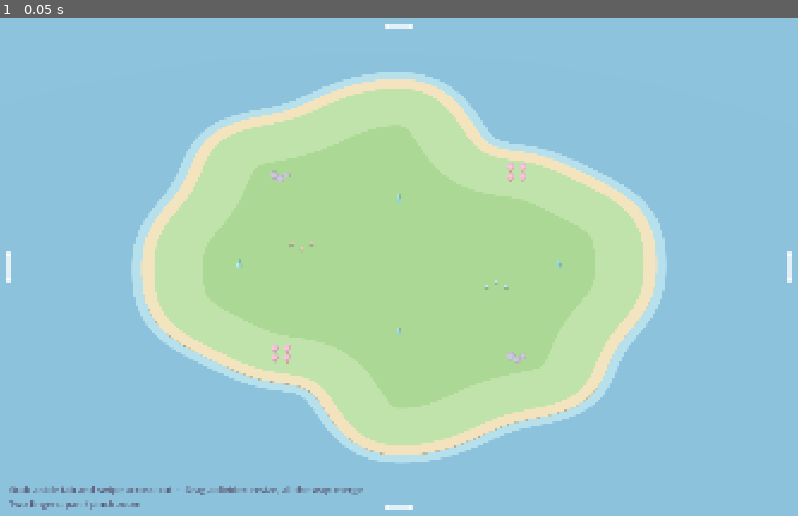
Above: before the commit, frame 1.
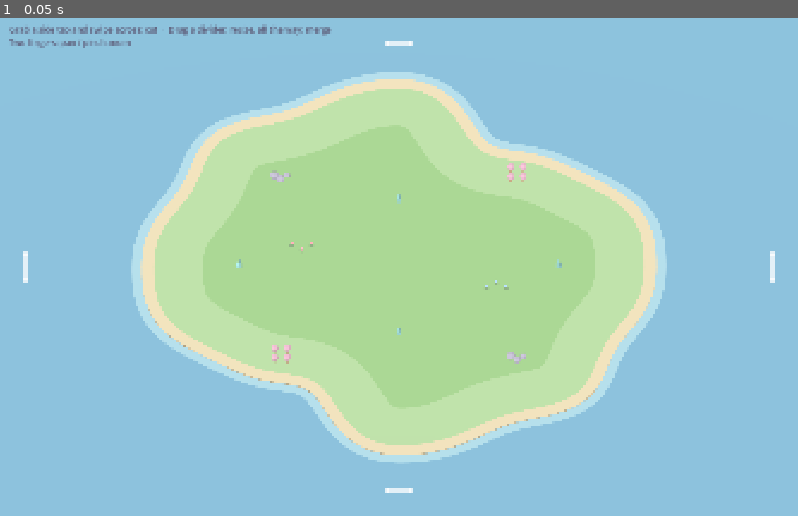
Above: after the commit, the same moment.

Repository: ChaoWeiS/warringhands
Game: Godot game, scene res://scenes/main.tscn
Same seed, same stepped clock (60 frames per second), same inputs: the game is played once before the commit and once after it.
Inputs:
- Up to frame 1 (0.05 s): no input

The runs differ from the first frame. In frame 1, 1.2% of the frame differs, in the area x 0-100%, y 1-99%.

Commit message:
Easier divider grabbing, fewer accidental cuts
- Wider dividers with grip knobs and a 40 px grab zone; dividers are
  checked before cut tabs.
- Cut tabs moved inside the pane, clear of the divider grab zone.
- A second finger in a pane turns an accidental cut into a camera gesture.
- Hint text moved to the top-left so it no longer covers a tab.

Co-Authored-By: Claude Opus 5.5 <noreply@anthropic.com>
Claude-Session: https://claude.ai/code/session_01R2EQohRet1QfgKEYwNZLap

Diff:
--- a/scenes/main.tscn
+++ b/scenes/main.tscn
@@ -26,15 +26,11 @@
 [node name="HUD" type="CanvasLayer" parent="."]
 
 [node name="Hint" type="Label" parent="HUD"]
-anchors_preset = 2
-anchor_top = 1.0
-anchor_bottom = 1.0
 offset_left = 24.0
-offset_top = -74.0
-offset_right = 1400.0
-offset_bottom = -16.0
-grow_vertical = 0
+offset_top = 16.0
+offset_right = 1100.0
+offset_bottom = 74.0
 theme_override_colors/font_color = Color(0.35, 0.33, 0.44, 1)
-theme_override_font_sizes/font_size = 22
+theme_override_font_sizes/font_size = 20
 text = "Grab a side tab and swipe across: cut  ·  Drag a divider: resize, all the way: merge
 Two fingers: pan / pinch zoom"
--- a/scripts/pane_layout.gd
+++ b/scripts/pane_layout.gd
@@ -21,15 +21,20 @@
 ## Smallest a pane can be (width or height). Smaller panes snap shut.
 @export var min_pane_size: float = 240.0
 @export var max_panes: int = 8
-@export var divider_width: float = 8.0
+@export var divider_width: float = 12.0
 ## How far either side of a divider still counts as grabbing it.
-@export var divider_grab: float = 24.0
-## Grip tab look and size.
+@export var divider_grab: float = 40.0
+## Grip knob drawn in the middle of each divider.
+@export var knob_length: float = 110.0
+@export var knob_thickness: float = 24.0
+## Cut tab look and size.
 @export var tab_length: float = 72.0
 @export var tab_thickness: float = 12.0
-@export var tab_inset: float = 18.0
+## Tabs sit this far in from the pane edge, clear of the divider grab zone.
+@export var tab_inset: float = 58.0
 ## Touch area of a tab: x = along the pane side, y = into the pane.
-@export var tab_touch_size: Vector2 = Vector2(110, 64)
+## Starts just past the divider grab zone.
+@export var tab_touch_size: Vector2 = Vector2(120, 72)
 ## How far across the pane (0-1) a swipe must travel to cut.
 @export var cut_commit: float = 0.45
 
@@ -38,6 +43,7 @@
 
 const DIVIDER_COLOR := Color("#5f5873")
 const DIVIDER_ACTIVE := Color("#fff3b0")
+const KNOB_DOTS := Color(1, 1, 1, 0.85)
 const TAB_COLOR := Color(1, 1, 1, 0.75)
 const CUT_PENDING := Color("#fff3b0")
 const CUT_READY := Color.WHITE
@@ -120,21 +126,27 @@
 	var p: Vector2 = event.position
 	if event.pressed:
 		var finger := {"start": p, "pos": p}
-		var tab: Array = _tab_at(p)
-		var split: PaneNode = null if not tab.is_empty() else _divider_at(p)
-		if not tab.is_empty():
+		# Dividers win first (wide grab zone), then cut tabs, then the pane.
+		var split: PaneNode = _divider_at(p)
+		var tab: Array = [] if split != null else _tab_at(p)
+		if split != null:
+			finger.mode = Mode.DIVIDER
+			finger.split = split
+		elif not tab.is_empty() and not _has_other_finger_in(tab[0]):
 			finger.mode = Mode.CUT
 			finger.leaf = tab[0]
 			finger.side = tab[1]
-		elif split != null:
-			finger.mode = Mode.DIVIDER
-			finger.split = split
 		else:
 			var leaf := _leaf_at(p)
 			if leaf == null:
 				return
 			finger.mode = Mode.PANE
 			finger.leaf = leaf
+			# A second finger in a pane means a camera gesture: if the first
+			# finger had started a cut by accident, turn it into a camera finger.
+			for other in _fingers.values():
+				if other.mode == Mode.CUT and other.leaf == leaf:
+					other.mode = Mode.PANE
 		_fingers[event.index] = finger
 		if finger.mode == Mode.PANE:
 			_reset_pinch(finger.leaf)
@@ -186,6 +198,14 @@
 
 
 # --- Camera gestures ---------------------------------------------------------
+
+## True if a finger is already down in this pane (camera or cut).
+func _has_other_finger_in(leaf: PaneNode) -> bool:
+	for finger in _fingers.values():
+		if finger.has("leaf") and finger.leaf == leaf:
+			return true
+	return false
+
 
 func _pane_finger_points(leaf: PaneNode) -> Array:
 	var points: Array = []
@@ -479,15 +499,18 @@
 	var thick := tab_thickness
 	var along := tab_touch_size.x
 	var into := tab_touch_size.y
+	# Touch areas start just past the divider's grab zone, so grabbing a
+	# divider can never start a cut by accident.
+	var gap: float = divider_grab - divider_width * 0.5 + 2.0
 	return [
 		[Side.LEFT, Rect2(r.position.x + tab_inset, c.y - long / 2, thick, long),
-			Rect2(r.position.x + 4, c.y - along / 2, into, along)],
+			Rect2(r.position.x + gap, c.y - along / 2, into, along)],
 		[Side.RIGHT, Rect2(r.end.x - tab_inset - thick, c.y - long / 2, thick, long),
-			Rect2(r.end.x - 4 - into, c.y - along / 2, into, along)],
+			Rect2(r.end.x - gap - into, c.y - along / 2, into, along)],
 		[Side.TOP, Rect2(c.x - long / 2, r.position.y + tab_inset, long, thick),
-			Rect2(c.x - along / 2, r.position.y + 4, along, into)],
+			Rect2(c.x - along / 2, r.position.y + gap, along, into)],
 		[Side.BOTTOM, Rect2(c.x - long / 2, r.end.y - tab_inset - thick, long, thick),
-			Rect2(c.x - along / 2, r.end.y - 4 - into, along, into)],
+			Rect2(c.x - along / 2, r.end.y - gap - into, along, into)],
 	]
 
 
@@ -513,6 +536,8 @@
 	for leaf in _leaves():
 		for tab in _tabs(leaf):
 			_draw_pill(tab[1], TAB_COLOR)
+	for split in _splits():
+		_draw_knob(split)
 
 	for finger in _fingers.values():
 		match finger.mode:
@@ -556,6 +581,21 @@
 		_overlay.draw_line(a, a.lerp(b, info.progress / cut_commit * 0.5), CUT_PENDING, 6.0)
 
 
+## Grip knob in the middle of a divider, so it reads as "grab me".
+func _draw_knob(split: PaneNode) -> void:
+	var line: Array = _divider_line(split)
+	var mid: Vector2 = (line[0] + line[1]) * 0.5
+	var along: Vector2 = Vector2(0, 1) if split.vertical else Vector2(1, 0)
+	var r: Rect2
+	if split.vertical:
+		r = Rect2(mid.x - knob_thickness / 2, mid.y - knob_length / 2, knob_thickness, knob_length)
+	else:
+		r = Rect2(mid.x - knob_length / 2, mid.y - knob_thickness / 2, knob_length, knob_thickness)
+	_draw_pill(r, DIVIDER_COLOR)
+	for i in [-1, 0, 1]:
+		_overlay.draw_circle(mid + along * (i * 18.0), 3.5, KNOB_DOTS)
+
+
 func _draw_pill(r: Rect2, color: Color) -> void:
 	var radius: float = minf(r.size.x, r.size.y) * 0.5
 	if r.size.x >= r.size.y:
Not shown, changed: docs/DESIGN.md
